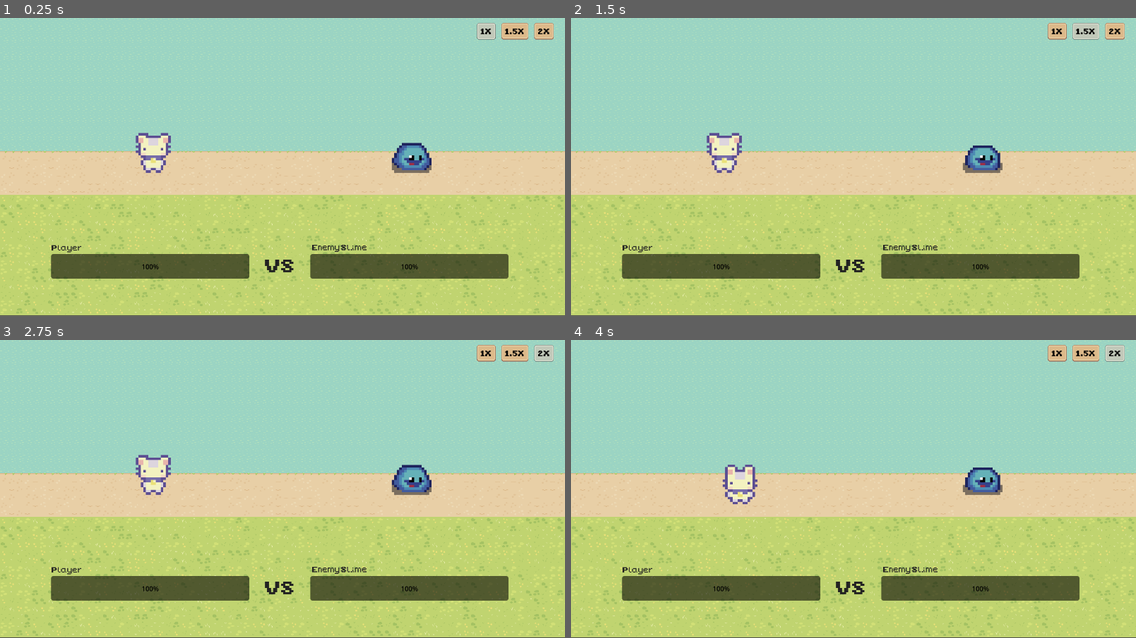
Above: before the commit, frames 1-4 (two rows, left to right).
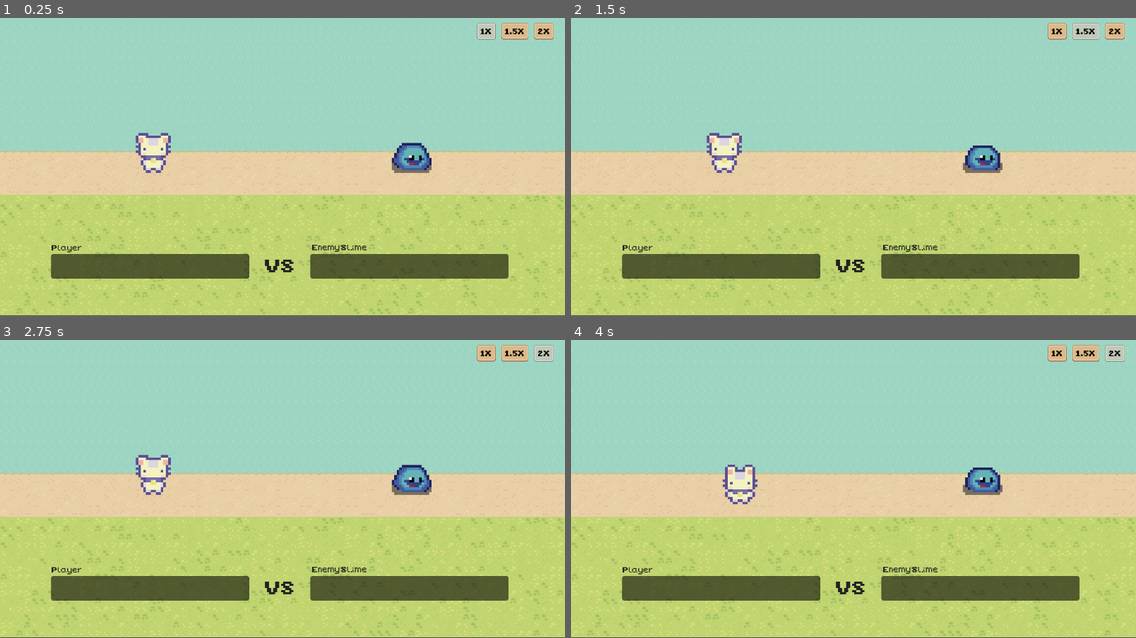
Above: after the commit, the same moments.

Repository: imlana21/top-down-game2
Game: Godot game, scene res://scene/combat/battle_combat.tscn
The game is run twice, just before and just after one commit, with the same random seed, the same clock (stepped at 60 frames per second) and the same inputs. This scene is started directly instead of the project's main scene.
Inputs (mouse positions are in pixels of both pictures, inside the frame that each line leads up to):
- Up to frame 1 (0.25 s): no input
- Up to frame 2 (1.5 s): click "1X" at 0.5 s; click "1.5X" at 1.25 s
- Up to frame 3 (2.75 s): click "2X" at 2 s
- Up to frame 4 (4 s): tap Enter at 2.75 s; move the mouse to (977, 474) at 2.77 s; hold D (walk_right) 2.78-3.53 s; click (977, 474) at 2.85 s; move the mouse to (740, 503) at 3.52 s; hold S (walk_down) from 3.53 s (still down); click (740, 503) at 3.6 s

The runs differ from the first frame. In frame 1, less than 0.1% of the frame differs, in the area x 25-74%, y 82-85%; in frame 2, less than 0.1%; in frame 3, less than 0.1%; in frame 4, less than 0.1%.

Commit message:
update something wrong

Diff:
--- a/scene/combat/battle_combat.gd
+++ b/scene/combat/battle_combat.gd
@@ -48,22 +48,26 @@
 	characters.sort_custom(_compare_intiative_attack)
 	while(repeat_turn):
 		for character in character_list:
-			if CombatDetail.is_attacking == false: return
 			take_damage(character)
 			await get_tree().create_timer(CombatDetail.get_battle_speed(2.0)).timeout
-			if character.CHAR_DETAIL["atk_speed"] >= 2 * character_list[1 - character_list.find(character)].CHAR_DETAIL["atk_speed"] and CombatDetail.is_attacking:
+			if character.CHAR_DETAIL["atk_speed"] >= 2 * character_list[1 - character_list.find(character)].CHAR_DETAIL["atk_speed"]:
 				take_damage(character)
 				await get_tree().create_timer(CombatDetail.get_battle_speed(2.0)).timeout
-
 			if !CombatDetail.is_attacking:
 				battle_finished()
 
-
 func lose_action(marker, character, message):
-	await get_tree().create_timer(2).timeout
+	if CombatDetail.is_attacking == false: return
+	#await get_tree().create_timer(2).timeout
 	$Label.text = message
 	repeat_turn = false
 	CombatDetail.is_attacking = false
+	CombatDetail.player_energy -= 1
+	if CombatDetail.is_enemy_boss:
+		CombatDetail.player_energy += 3
+		CombatDetail.enemy_detail = {}
+		CombatDetail.is_enemy_boss = false
+		CombatDetail.is_boss_killed = true
 	marker.remove_child(character)
 
 func battle_finished():
@@ -72,14 +76,8 @@
 	var current_scene = self
 	change_combat.emit(next_path, current_scene)
 
-	CombatDetail.player_energy -= 1
-	if CombatDetail.is_enemy_boss:
-		CombatDetail.player_energy += 3
-		CombatDetail.enemy_detail = {}
-		CombatDetail.is_enemy_boss = false
-		CombatDetail.is_boss_killed = true
-
 func take_damage(character):
+	if CombatDetail.is_attacking == false: return
 	$Label.text = character.name + " Turn"
 	if 'enemy_name' in character.CHAR_DETAIL:
 		player.take_damage(character.CHAR_DETAIL["str"])
--- a/scene/combat/battle_combat.tscn
+++ b/scene/combat/battle_combat.tscn
@@ -588,6 +588,7 @@
 offset_right = 600.0
 offset_bottom = 630.0
 rounded = true
+show_percentage = false
 
 [node name="Label3" type="Label" parent="HealthBar"]
 offset_left = 638.0
@@ -616,6 +617,7 @@
 offset_top = 570.0
 offset_right = 1224.0
 offset_bottom = 630.0
+show_percentage = false
 
 [node name="Label" type="Label" parent="."]
 offset_left = 616.0
--- a/scene/menu/pause/pause.gd
+++ b/scene/menu/pause/pause.gd
@@ -13,7 +13,7 @@
 	StrengthLabel.text = str(Autoload.player.CHAR_DETAIL["str"])
 	LuckLabel.text = str(Autoload.player.CHAR_DETAIL["luk"])
 
-func _input(event):
+func _input(_event):
 	if Input.is_action_just_released("pause"):
 		$BattleSpeedBtn.set_pressed_btn()
 
--- a/scene/rooms/world.gd
+++ b/scene/rooms/world.gd
@@ -37,6 +37,7 @@
 		CombatDetail.enemy_detail = enemy.CHAR_DETAIL
 	else:
 		var enemy_index = Autoload.enemy_list.find(enemy.name)
+		print(Autoload.enemy_position)
 		Autoload.enemy_position.remove_at(enemy_index)
 	# Emit Combat
 	start_combat.emit(self)
